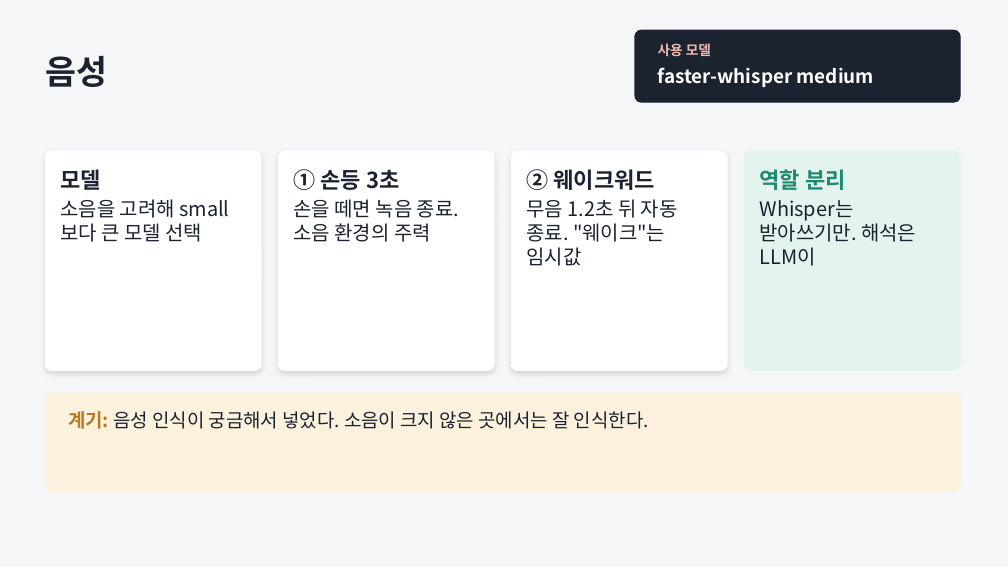
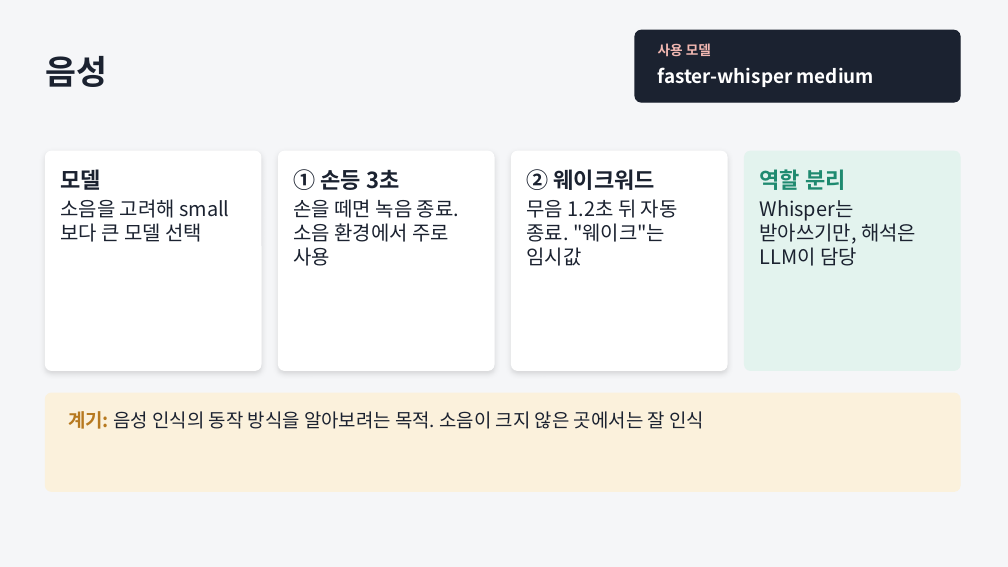
Before and after one commit to JungUH-0/JungPra, a slide deck: slide 10 of pythonpra/myproject/ppt/assistant_devlog.pptx. Drawn at 1008x567 pixels with LibreOffice and Linux fonts; fonts in the diff are those of the drawing. Boxes give left, top, right and bottom in pixels: in the first picture for what was removed or moved away, otherwise in the second. Text is boxed around its words. In the diff, an @@ line names an element or a change of style, - is before the commit and + after.

```diff
--- a/pythonpra/myproject/ppt/assistant_devlog.pptx
+++ b/pythonpra/myproject/ppt/assistant_devlog.pptx
@@ text at [294, 199, 459, 266]: text changed @@
-손을 떼면 녹음 종료. 소음 환경의 주력
+손을 떼면 녹음 종료. 소음 환경에서 주로 사용
@@ text at [760, 200, 916, 266]: text changed @@
-Whisper는 받아쓰기만. 해석은 LLM이
+Whisper는 받아쓰기만, 해석은 LLM이 담당
@@ text at [68, 411, 704, 429]: text changed @@
-계기: 음성 인식이 궁금해서 넣었다. 소음이 크지 않은 곳에서는 잘 인식한다.
+계기: 음성 인식의 동작 방식을 알아보려는 목적. 소음이 크지 않은 곳에서는 잘 인식
```
Also in this commit, not shown: 5 other slides changed, 5 other files.
